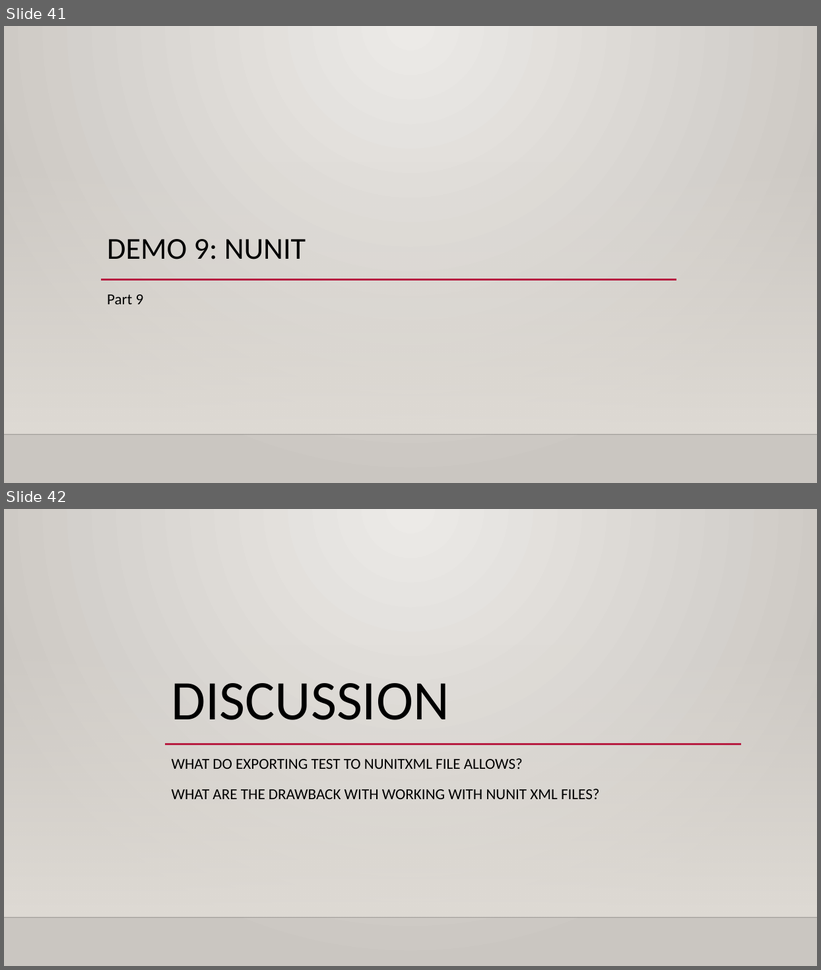
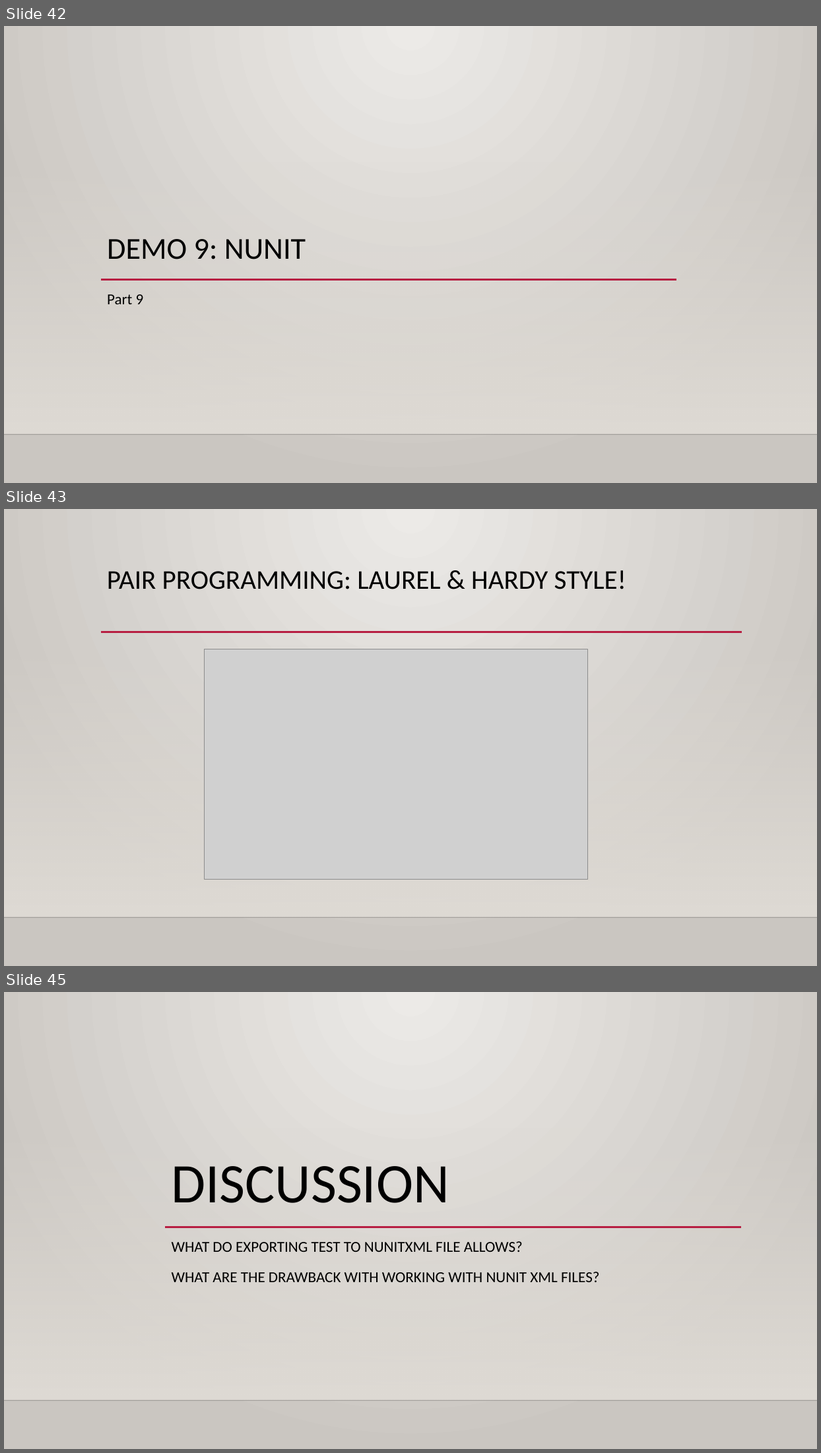
Before and after one commit to Stephanevg/Demos, a slide deck: Introduction To Pester/Examples/Introduction to pester.pptx. Shown one above the other, each under a label of ours: slides 41 and 42 before the commit, slides 42, 43 and 45 after it; the slides between them are not shown. The pictures are 821x970 and 821x1453 pixels, drawn with LibreOffice and Linux fonts; fonts in the diff are those of the drawing; grey boxes stand for pictures; background and template pictures are left out. Boxes give left, top, right and bottom in pixels: in the first picture for what was removed or moved away, otherwise in the second. Text is boxed around its words. In the diff, an @@ line names an element or a change of style, - is before the commit and + after.

```diff
--- a/Introduction To Pester/Examples/Introduction to pester.pptx
+++ b/Introduction To Pester/Examples/Introduction to pester.pptx
@@ slide 43 added at (x1=4, y1=509, x2=817, y2=966), background gradient #ECEAE7 to #CAC7C1; not listed: 2 template elements that a slide beside it also shows @@
@@ title added at (x1=107, y1=570, x2=626, y2=590), 32 pt, text #000000 @@
+PAIR PROGRAMMING: LAUREL & HARDY STYLE!
@@ line added from (101, 632) to (742, 632), #B71E42 2.5 pt @@
@@ picture added at (x1=205, y1=650, x2=588, y2=879) @@
@@ what was slide 41 is now slide 42 @@
@@ what was slide 42 is now slide 45 @@
```
Also in this commit, not shown: 3 slides changed, 2 other slides added, 8 other files.
